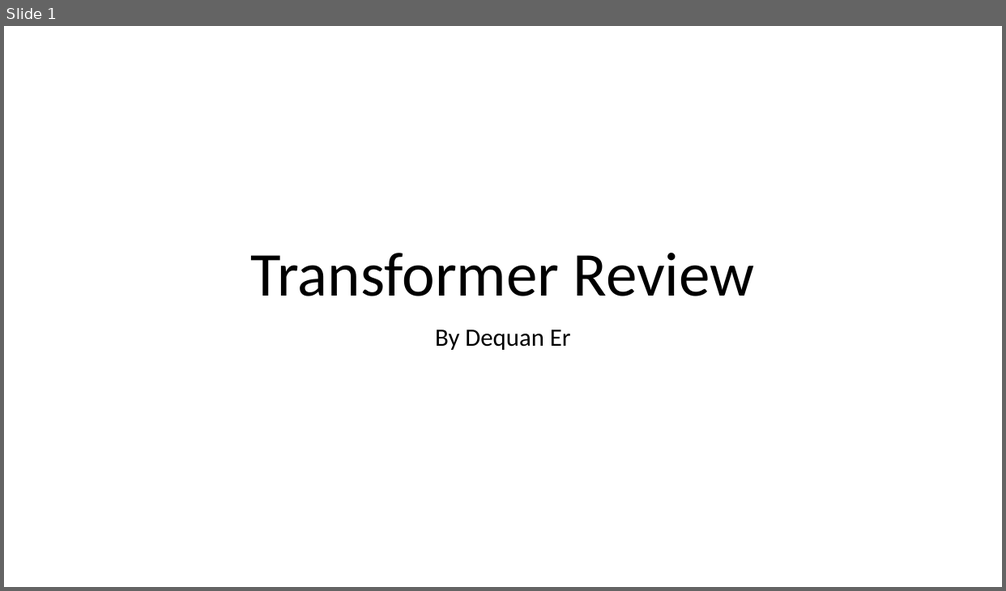
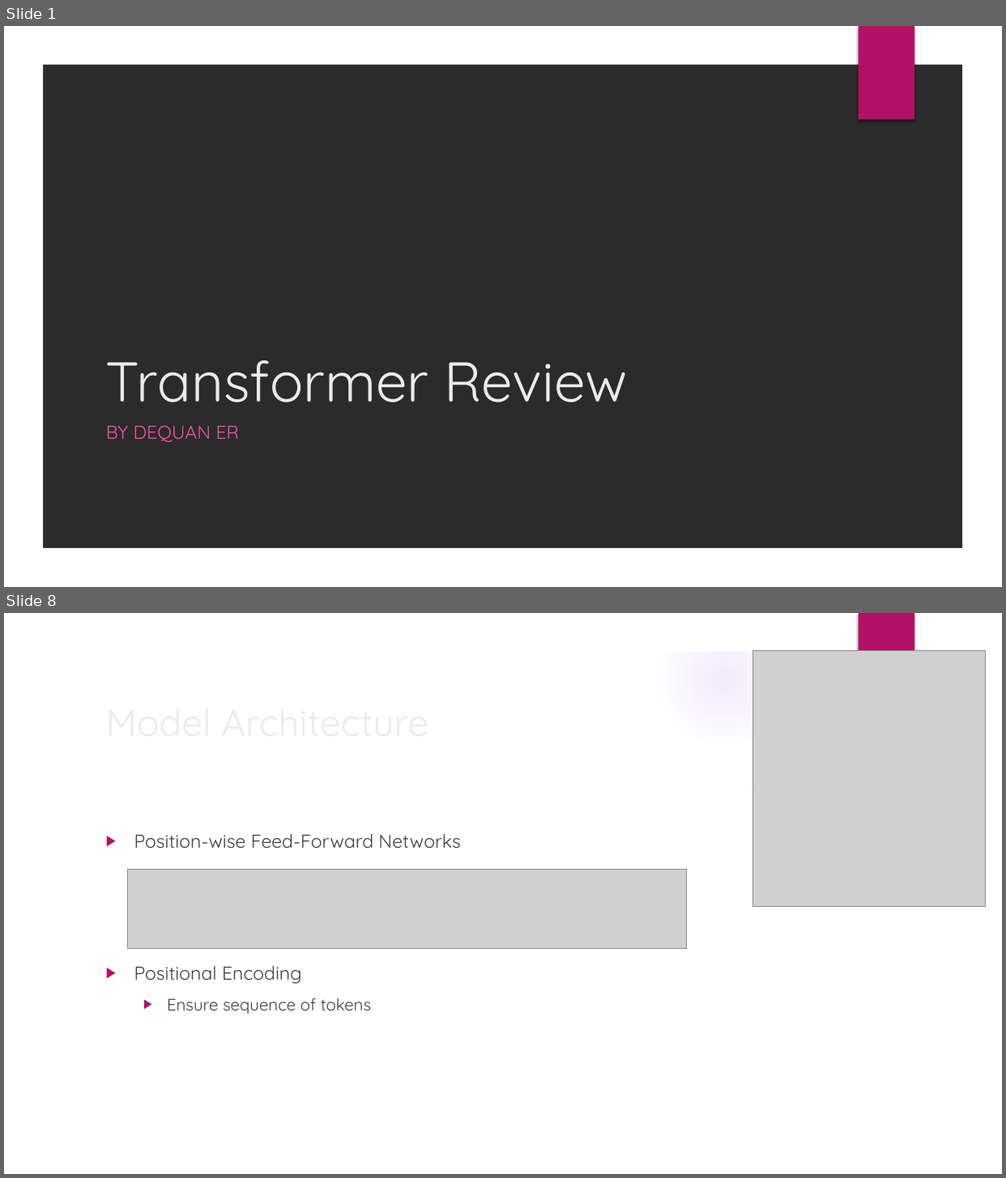
Before and after one commit to erdeq-upenn/code_public, a slide deck: slides/Transformer Review.pptx. Shown one above the other, each under a label of ours: slide 1 before the commit, slides 1 and 8 after it; the slides between them are not shown. The pictures are 1006x591 and 1006x1178 pixels, drawn with LibreOffice and Linux fonts; fonts in the diff are those of the drawing; grey boxes stand for pictures; background and template pictures are left out; a plain dark background stands for a picture behind light text. Boxes give left, top, right and bottom in pixels: in the first picture for what was removed or moved away, otherwise in the second. Text is boxed around its words. In the diff, an @@ line names an element or a change of style, - is before the commit and + after.

```diff
--- a/slides/Transformer Review.pptx
+++ b/slides/Transformer Review.pptx
@@ slide 8 added at <box>4,613,1002,1174</box>, background picture (left out); not listed: 2 template elements that a slide beside it also shows @@
@@ picture added at <box>752,650,987,906</box> @@
@@ title added at <box>98,692,816,750</box>, 36 pt, text #EBEBEB @@
+Model Architecture
@@ group added at <box>4,614,971,1174</box>: 5 ellipses, 2 freeform shapes @@
@@ text added at <box>134,834,460,1014</box>, 18 pt, text #404040 @@
+▶ Position-wise Feed-Forward Networks
+▶ Positional Encoding
+  ▶ Ensure sequence of tokens
@@ picture added at <box>127,869,687,948</box> @@
@@ slide 1 changed as well @@
@@ background #FFFFFF to picture (left out) @@
@@ freeform shape added at <box>4,26,1002,587</box>, fill #FFFFFF @@
@@ rectangle added at <box>859,26,914,120</box>, fill #B31166 @@
@@ title "Transformer Review": place and size @@
-title "Transformer Review" at <box>251,253,755,297</box>
+title "Transformer Review" at <box>106,361,627,403</box>
@@ title "Transformer Review" at <box>106,361,627,403</box>: size 60 to 54 pt, font Calibri to Quicksand, text colour #000000 to #EBEBEB; alignment centre to left; line spacing 0.9 to 1 @@
@@ subtitle at <box>106,425,240,442</box>: text changed; size 24 to 18 pt; font Calibri to Quicksand; text colour #000000 to #EF53A5 @@
-By Dequan Er
+BY DEQUAN ER
```
Also in this commit, not shown: 4 other slides changed, 7 other slides added, 2 slides removed, 2 other files.
